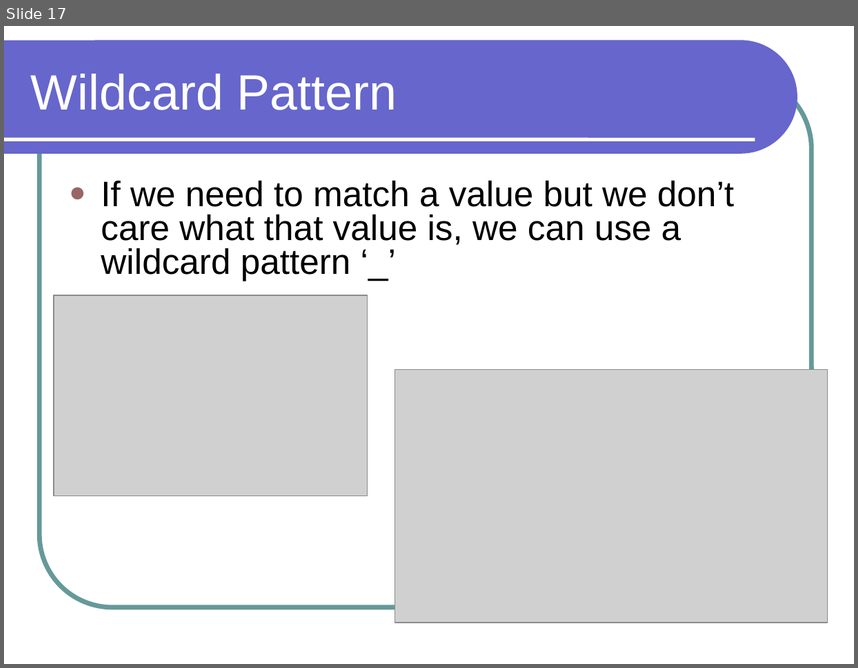
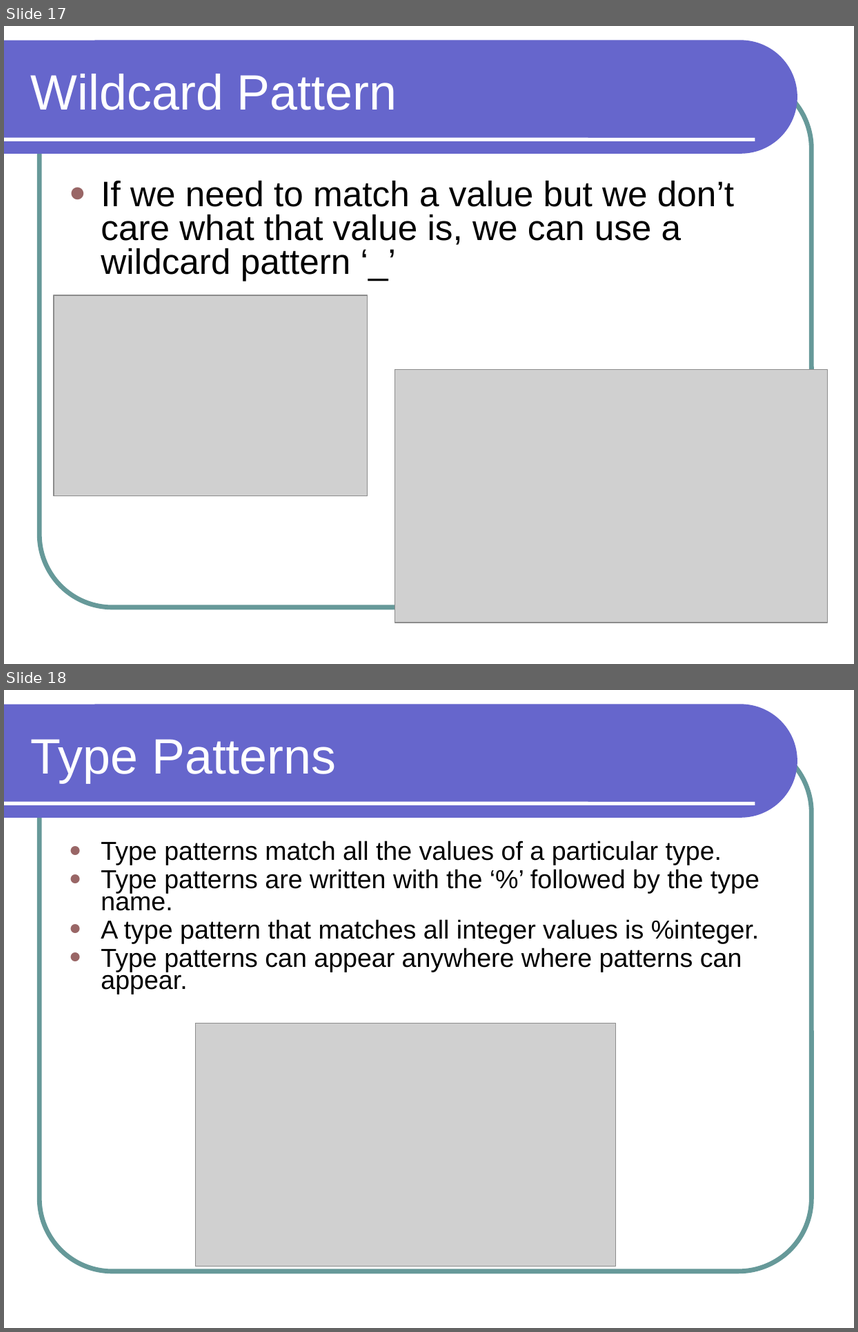
Before and after one commit to lutzhamel/CSC301, a slide deck: notes/csc301-ln013.ppt. Shown one above the other, each under a label of ours: slide 17 before the commit, slides 17 and 18 after it. The pictures are 858x668 and 858x1332 pixels, drawn with LibreOffice and Linux fonts; fonts in the diff are those of the drawing; grey boxes stand for pictures. Boxes give left, top, right and bottom in pixels: in the first picture for what was removed or moved away, otherwise in the second. Text is boxed around its words. In the diff, an @@ line names an element or a change of style, - is before the commit and + after.

```diff
--- a/notes/csc301-ln013.ppt
+++ b/notes/csc301-ln013.ppt
@@ slide 18 added at [4, 690, 854, 1328], background #FFFFFF; not listed: 3 template elements that a slide beside it also shows @@
@@ title added at [31, 739, 336, 782], 42 pt, text #FFFFFF @@
+Type Patterns
@@ text added at [101, 840, 760, 994], 22 pt, text #000000 @@
+● Type patterns match all the values of a particular type.
+● Type patterns are written with the ‘%’ followed by the type name.
+● A type pattern that matches all integer values is %integer.
+● Type patterns can appear anywhere where patterns can appear.
@@ picture added at [195, 1023, 615, 1266] @@
```
Also in this commit, not shown: 5 other slides added, 1 slide removed, 5 other files.
